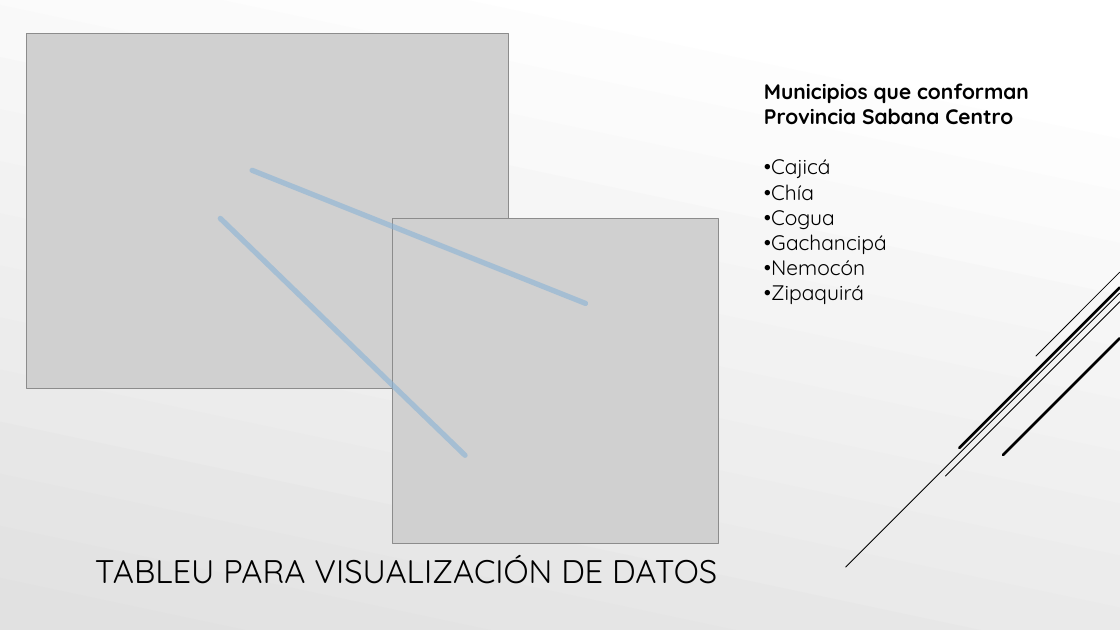
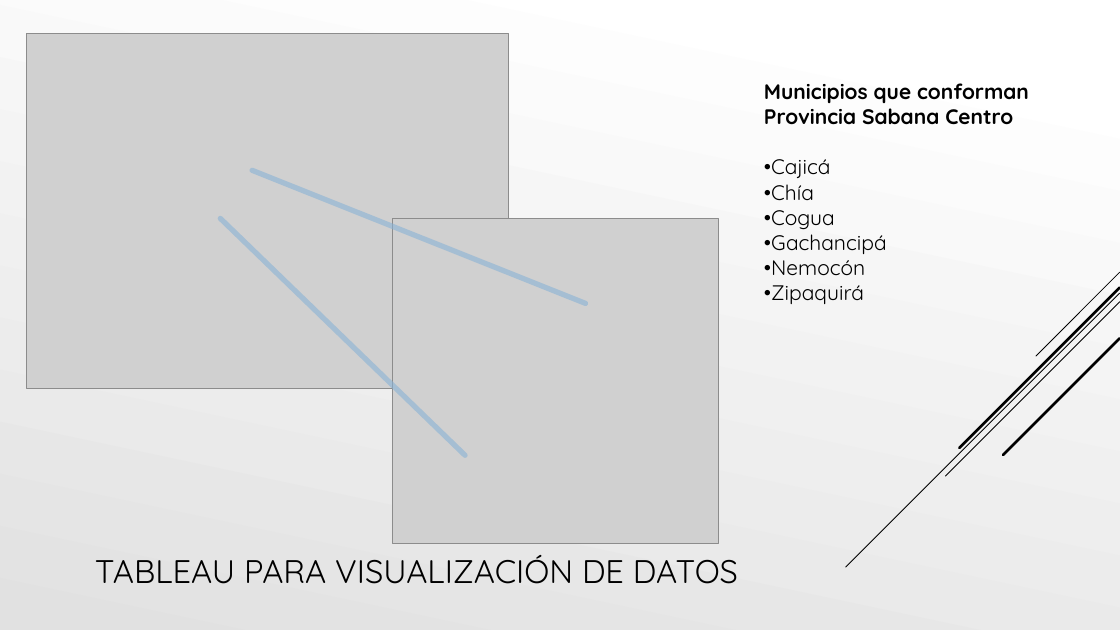
Before and after one commit to sebastianvalbuena/MCPP_Juan.valbuena, a slide deck: slide 5 of Proyecto Final-SIGEP/Presentación 26-05.pptx. Drawn at 1120x630 pixels with LibreOffice and Linux fonts; fonts in the diff are those of the drawing; grey boxes stand for pictures. Boxes give left, top, right and bottom in pixels: in the first picture for what was removed or moved away, otherwise in the second. Text is boxed around its words. In the diff, an @@ line names an element or a change of style, - is before the commit and + after.

```diff
--- a/Proyecto Final-SIGEP/Presentación 26-05.pptx
+++ b/Proyecto Final-SIGEP/Presentación 26-05.pptx
@@ title at (95,555,738,584): text changed @@
-TABLEU PARA VISUALIZACIÓN DE DATOS
+TABLEAU PARA VISUALIZACIÓN DE DATOS
```
Also in this commit, not shown: 2 other slides changed, 1 slide added, 1 slide removed, 2 other files.
